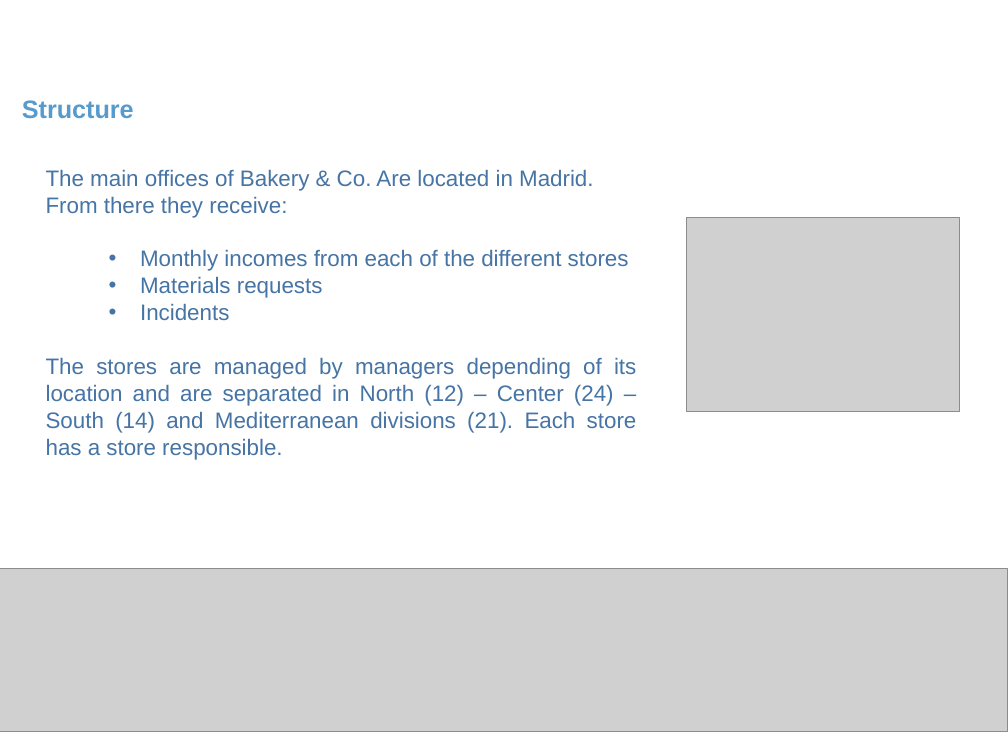
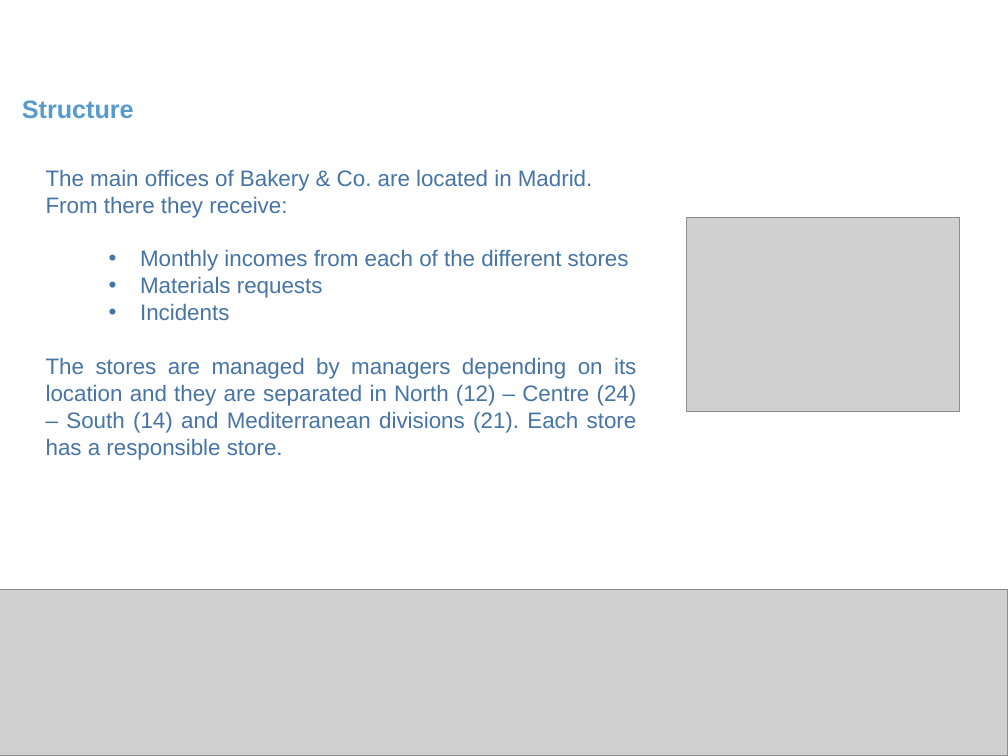
Before and after one commit to DanielMCM/Bakery-Co, a slide deck: slide 4 of 00 Deliverables/Proposal_v2.ppt. Drawn at 1008x756 pixels with LibreOffice and Linux fonts; fonts in the diff are those of the drawing; grey boxes stand for pictures; background and template pictures are left out. Boxes give left, top, right and bottom in pixels: in the first picture for what was removed or moved away, otherwise in the second. Text is boxed around its words. In the diff, an @@ line names an element or a change of style, - is before the commit and + after.

Commit message:
Update doc and ppt. Review and grammar mispellings. Minor fix in history_server reference.

```diff
--- a/00 Deliverables/Proposal_v2.ppt
+++ b/00 Deliverables/Proposal_v2.ppt
@@ text at box(46, 169, 592, 191): text changed @@
-The main offices of Bakery & Co. Are located in Madrid.
+The main offices of Bakery & Co. are located in Madrid.
@@ text at box(46, 357, 637, 460): text changed @@
-The stores are managed by managers depending of its location and are separated in North (12) – Center (24) – South (14) and Mediterranean divisions (21). Each store has a store responsible.
+The stores are managed by managers depending on its location and they are separated in North (12) – Centre (24) – South (14) and Mediterranean divisions (21). Each store has a responsible store.
@@ picture: place and size @@
-picture at box(0, 569, 1008, 731)
+picture at box(0, 590, 1008, 756)
```
Also in this commit, not shown: 14 other slides changed, 2 other files.
